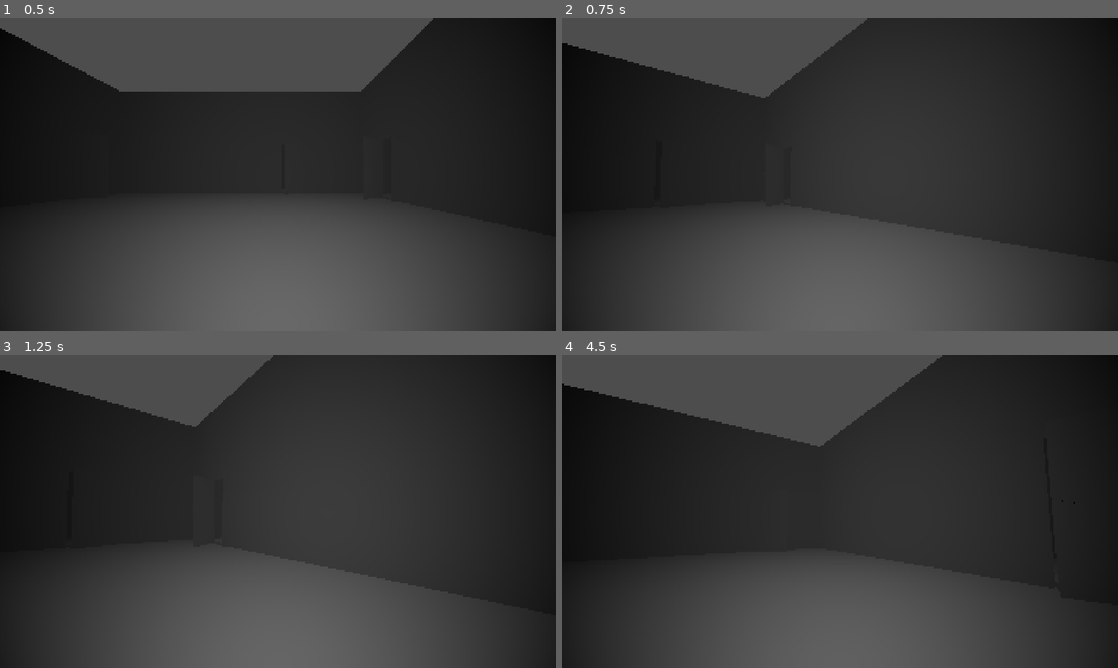
Above: before the commit, frames 1-4 (two rows, left to right).
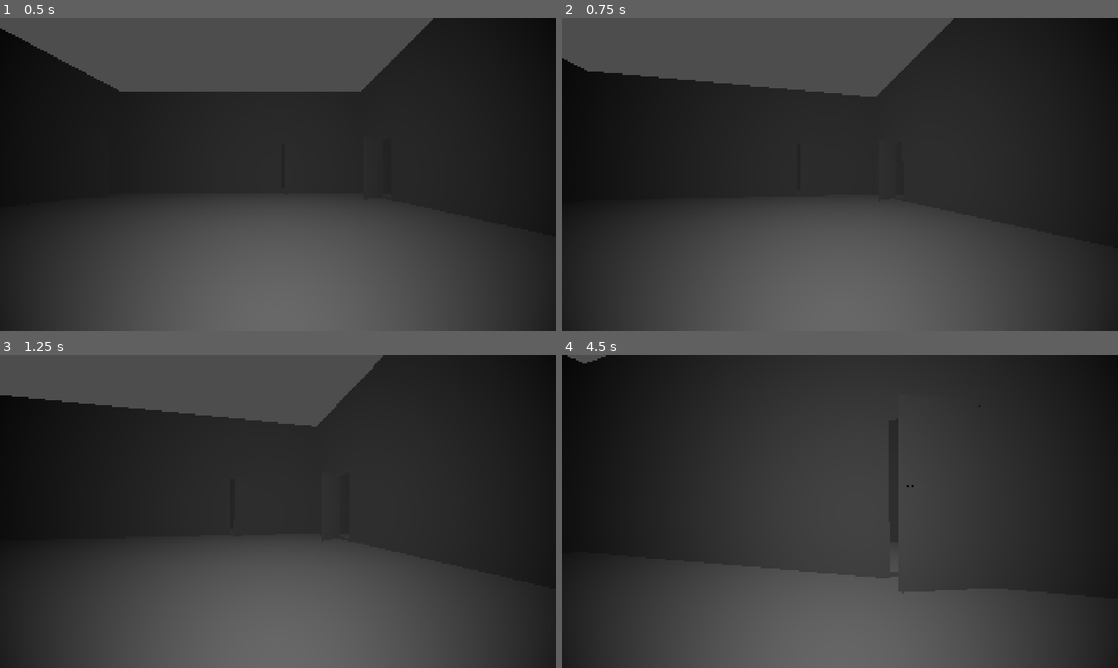
Above: after the commit, the same moments.

Repository: yuleedev/bandit-tails
Game: Godot game, scene res://Levels/main.tscn
Same seed, same stepped clock (60 frames per second), same inputs: the game is played once before the commit and once after it.
Inputs (mouse positions are in pixels of both pictures, inside the frame that each line leads up to):
- Up to frame 1 (0.5 s): no input
- Up to frame 2 (0.75 s): tap Enter at 0.5 s; move the mouse to (867, 174) at 0.52 s; hold W (up) from 0.53 s (still down)
- Up to frame 3 (1.25 s): keep holding W (up)
- Up to frame 4 (4.5 s): keep holding W (up); move the mouse to (812, 511) at 1.27 s; move the mouse to (851, 505) at 2.02 s; move the mouse to (834, 517) at 2.77 s; move the mouse to (878, 514) at 3.52 s; move the mouse to (795, 508) at 4.27 s

Frame 1 is identical in both runs. In frame 2, 5.4% of the frame differs, in the area x 0-71%, y 0-26%; in frame 3, 5.6%; in frame 4, 10%, in the area x 0-93%, y 0-66%.

Commit message:
Fix cooked sensitivity

Diff:
--- a/Scripts/Data/options.gd
+++ b/Scripts/Data/options.gd
@@ -4,4 +4,4 @@
 ## ================ [ FIELDS ] ================ ##
 
 @export_group("Camera")
-@export_range(0, 1) var MOUSE_SENSITIVITY: float = 0.01
+@export_range(0, 1) var MOUSE_SENSITIVITY: float = 0.005
--- a/Scripts/Player/player.gd
+++ b/Scripts/Player/player.gd
@@ -15,9 +15,9 @@
 
 ## ================ [ METHODS ] ================ ##
 
-func _rotate_camera(delta: float) -> void:
-	pivot.rotation.y -= mouse_motion.x * delta
-	camera.rotation.x -= mouse_motion.y * delta
+func _rotate_camera() -> void:
+	pivot.rotation.y -= mouse_motion.x * GM.options.MOUSE_SENSITIVITY
+	camera.rotation.x -= mouse_motion.y * GM.options.MOUSE_SENSITIVITY
 	camera.rotation.x = clamp(camera.rotation.x, -PI/2 + Math.NONZERO, PI/3)
 
 	mouse_motion = Vector2.ZERO
@@ -37,7 +37,7 @@
 		mouse_motion = event.screen_relative
 
 func _process(delta: float) -> void:
-	_rotate_camera(delta)
+	_rotate_camera()
 	_apply_movement()
 
 func _physics_process(_delta: float) -> void:
